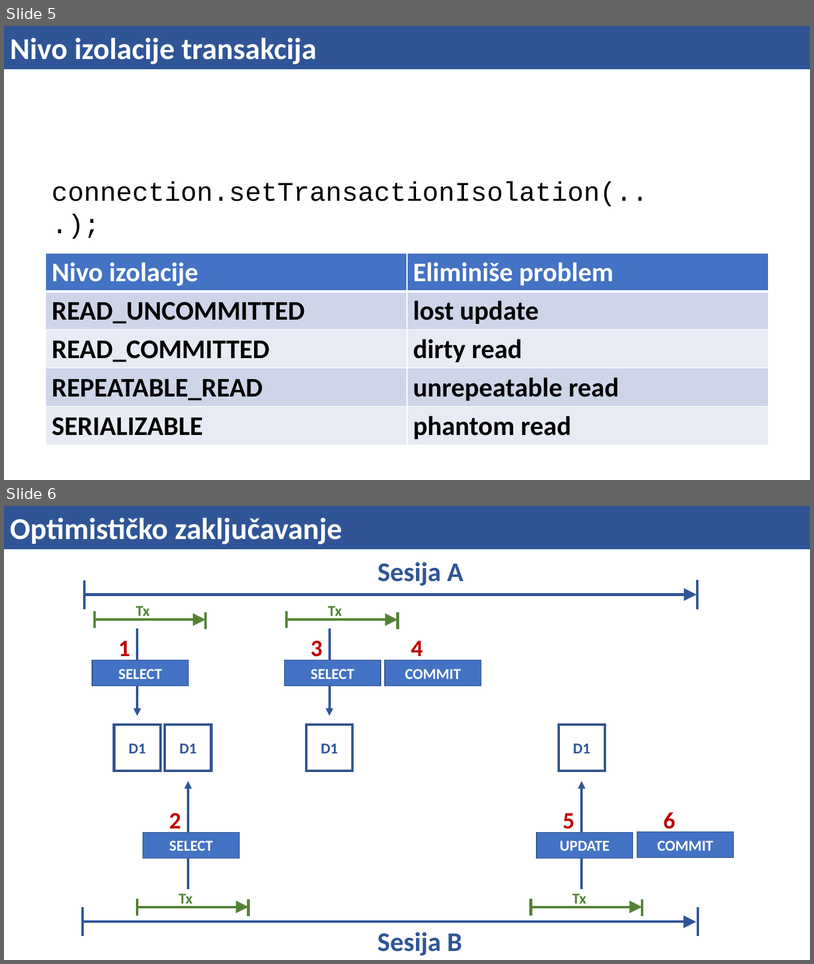
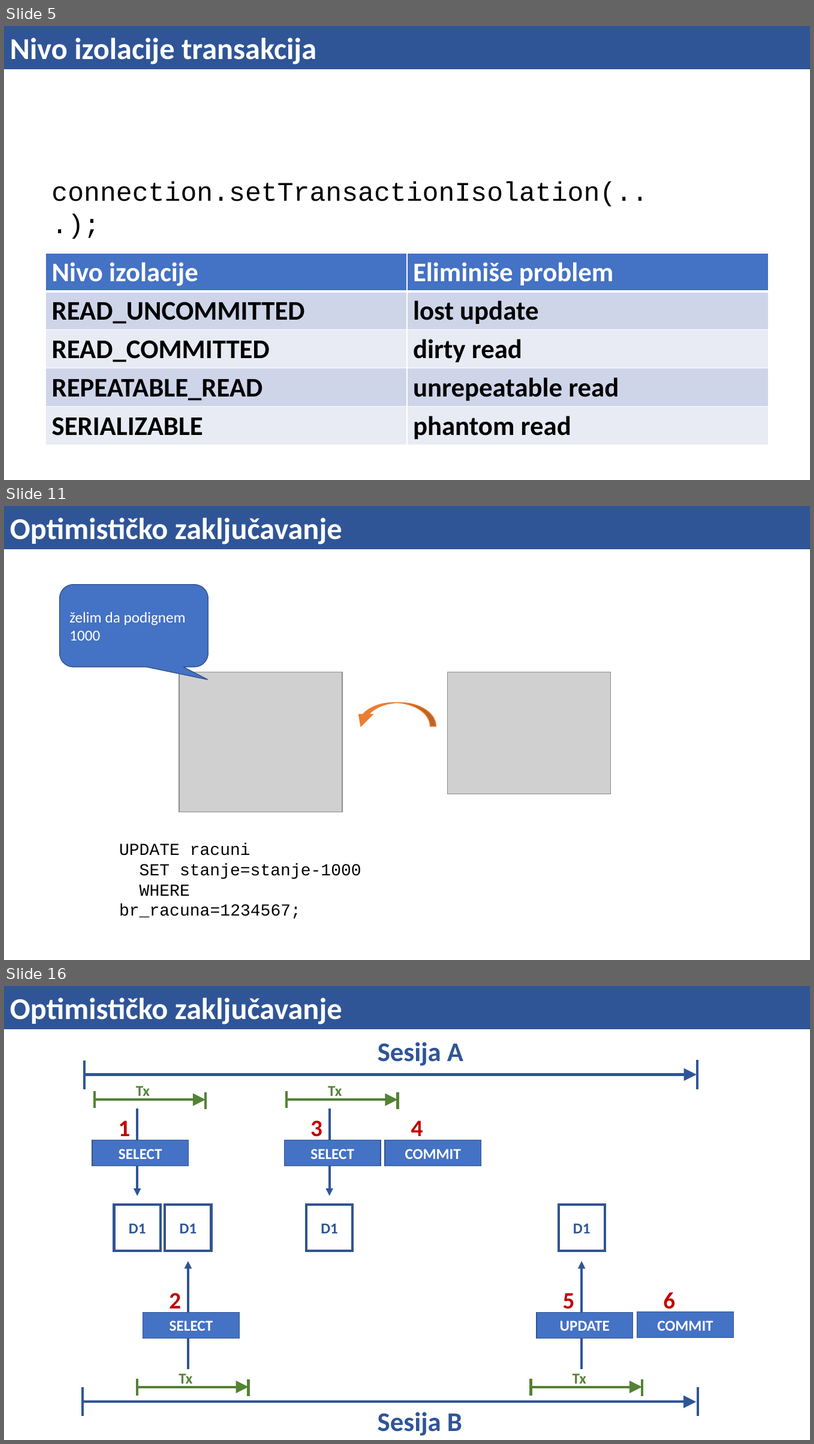
Before and after one commit to mbranko/isa19, a slide deck: 08-tx/tx.pptx. Shown one above the other, each under a label of ours: slides 5 and 6 before the commit, slides 5, 11 and 16 after it; the slides between them are not shown. The pictures are 814x964 and 814x1444 pixels, drawn with LibreOffice and Linux fonts; fonts in the diff are those of the drawing; grey boxes stand for pictures. Boxes give left, top, right and bottom in pixels: in the first picture for what was removed or moved away, otherwise in the second. Text is boxed around its words. In the diff, an @@ line names an element or a change of style, - is before the commit and + after.

```diff
--- a/08-tx/tx.pptx
+++ b/08-tx/tx.pptx
@@ slide 11 added at (x1=4, y1=506, x2=810, y2=960), background #FFFFFF @@
@@ rectangle added at (x1=4, y1=506, x2=810, y2=549), fill #2F5597, outline #2F5597 0.75 pt, 36 pt, text #FFFFFF, bold @@
+Optimističko zaključavanje
@@ rounded speech box added at (x1=60, y1=585, x2=209, y2=667), fill #4472C4, outline #325491 1 pt, 18 pt, text #FFFFFF @@
+želim da podignem 1000
@@ picture added at (x1=179, y1=672, x2=343, y2=794) @@
@@ picture added at (x1=179, y1=672, x2=343, y2=811) @@
@@ picture added at (x1=448, y1=672, x2=611, y2=794) @@
@@ curved down arrow added at (x1=354, y1=703, x2=437, y2=726), fill #ED7D31, outline #ED7D31 1 pt @@
@@ text added at (x1=119, y1=843, x2=362, y2=918), 20 pt, text #000000 @@
+UPDATE racuni
+SET stanje=stanje-1000
+WHERE br_racuna=1234567;
@@ what was slide 6 is now slide 16 @@
```
Also in this commit, not shown: 9 other slides added, 1 other file.
